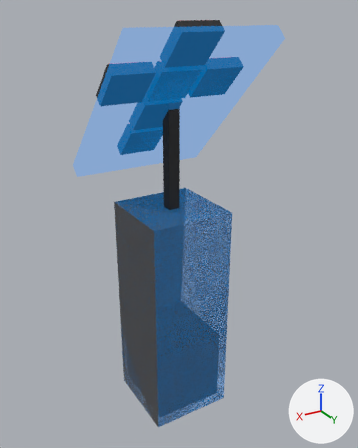
The Blender file blender_models/Machines/Teleport.blend, before and after one commit.
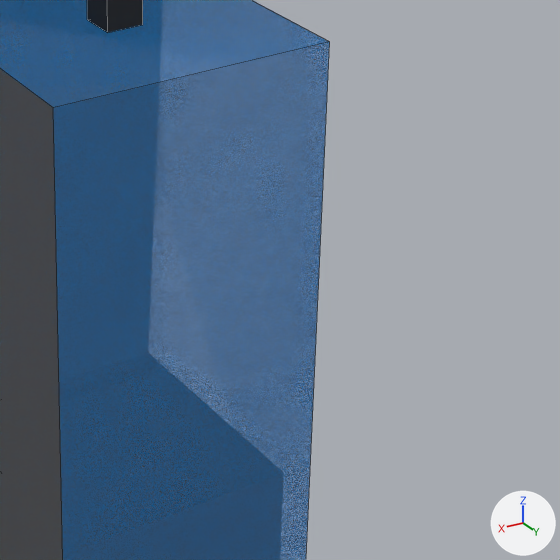
Each version is shown whole from a 50 mm lens placed at (0.806, 1.394, 1.427), pointed at (-0.038, -0.013, 0.723), then close up on the part from 39% to 83% of the width and 45% to 80% of the height. The axes (+X, +Y, +Z) are drawn at lower right. The lights are the same throughout. The close-ups show mesh edges as thin lines.

Objects in the first close-up: 'Base', 'Solid2'.
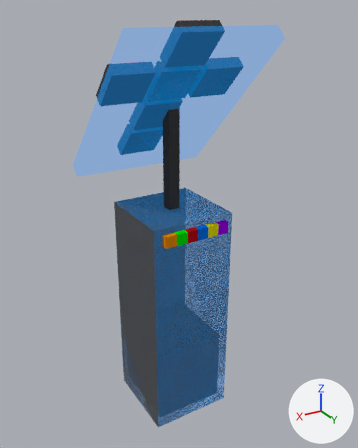
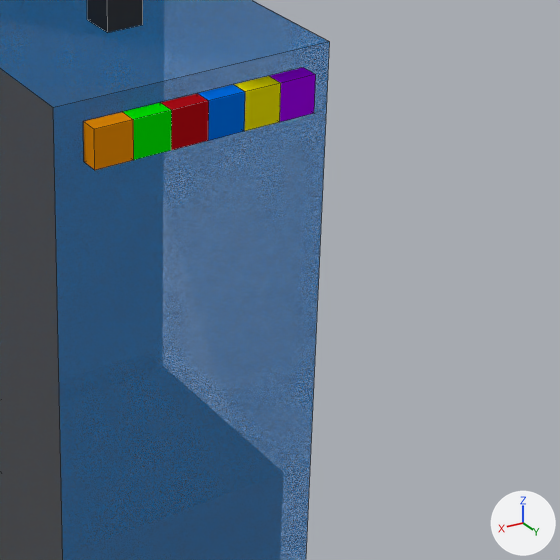
Commit message: add visible sequence to Teleporter

What changed in the scene script:
```text
Add me_cube_006:
    me_cube_006.from_pydata(...)  # a box spanning x 0.08..0.12, y 0.15..0.17, z 0.74..0.78, material slot 0; a box spanning x 0.04..0.08, y 0.15..0.17, z 0.74..0.78, material slot 1; a box spanning x 0.0..0.04, y 0.15..0.17, z 0.74..0.78, material slot 2; a box spanning x -0.04..0.0, y 0.15..0.17, z 0.74..0.78, material slot 3; a box spanning x -0.08..-0.04, y 0.15..0.17, z 0.74..0.78, material slot 4; a box spanning x -0.12..-0.08, y 0.15..0.17, z 0.74..0.78, material slot 5
    me_cube_006.materials.append(mat_orange)  # orange #e48a08
    me_cube_006.materials.append(mat_green)  # green #00e401
    me_cube_006.materials.append(mat_red)  # red #b40e17
    me_cube_006.materials.append(mat_blue)  # blue #006ee4
    me_cube_006.materials.append(mat_yellow)  # yellow #e4db00
    me_cube_006.materials.append(mat_purple)  # purple #9a00e4
Add ob_sequence:
    ob_sequence = bpy.data.objects.new('Sequence', me_cube_006)
    ob_sequence.location = (0.0, 0.0, 0.0)
```

Location of each change, (x1, y1, x2, y2) in pixels of the close-ups (560 x 560 px):
'Sequence', added: after (83, 68, 316, 170)
    faces in mat_orange (orange #e48a08): (83, 112, 134, 170)
    faces in mat_green (green #00e401): (123, 103, 172, 160)
    faces in mat_red (red #b40e17): (160, 93, 209, 150)
    faces in mat_blue (blue #006ee4): (197, 85, 245, 141)
    faces in mat_yellow (yellow #e4db00): (233, 76, 281, 131)
